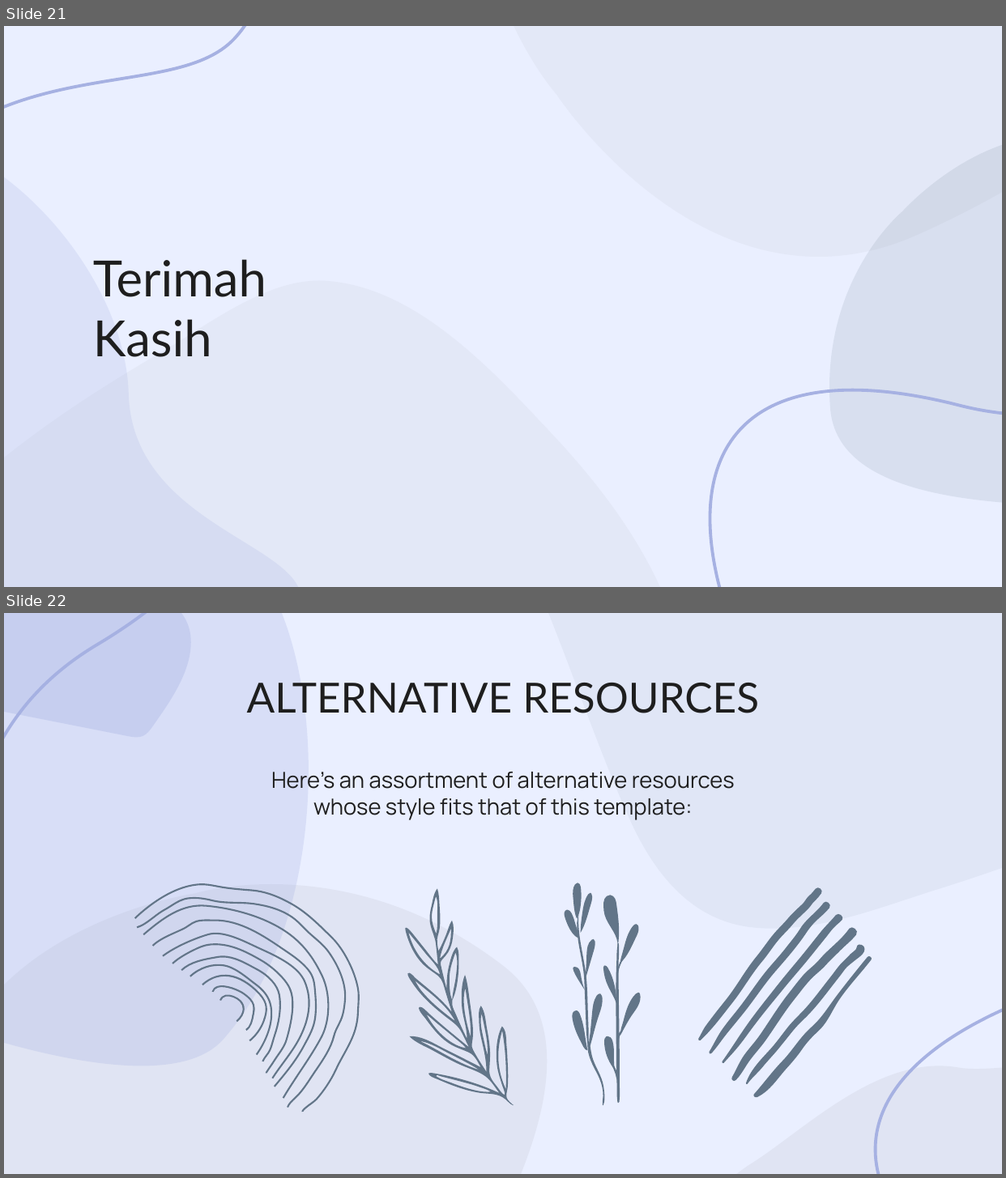
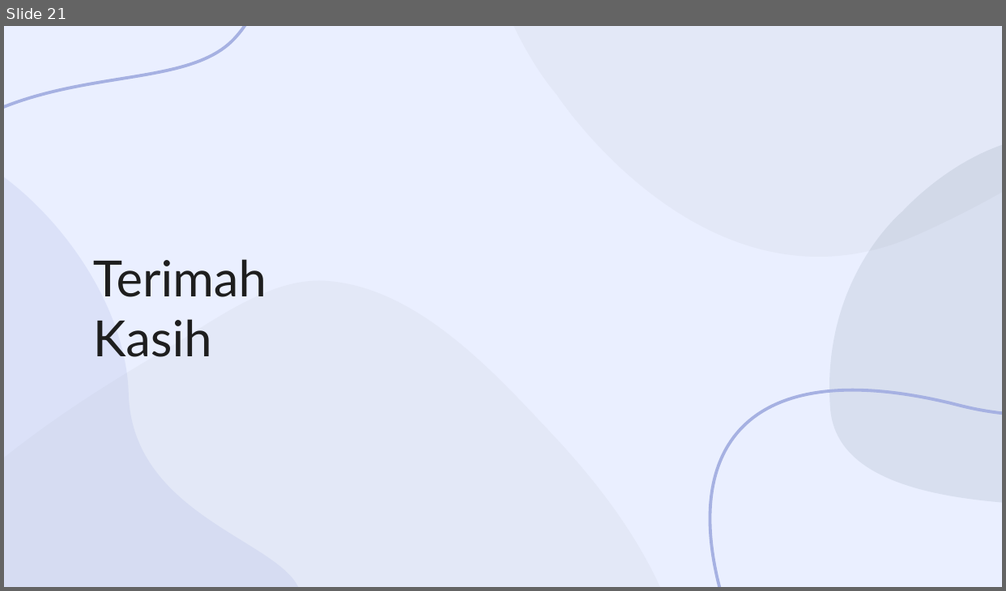
Before and after one commit to KHAERANI72/Github_Kelompok--4, a slide deck: PPT soal kelompok 4.pptx. Shown one above the other, each under a label of ours: slides 21 and 22 before the commit, slide 21 after it. The pictures are 1006x1178 and 1006x591 pixels, drawn with LibreOffice and Linux fonts; fonts in the diff are those of the drawing; background and template pictures are left out. Boxes give left, top, right and bottom in pixels: in the first picture for what was removed or moved away, otherwise in the second. Text is boxed around its words. In the diff, an @@ line names an element or a change of style, - is before the commit and + after.

```diff
--- a/PPT soal kelompok 4.pptx
+++ b/PPT soal kelompok 4.pptx
@@ slide 22 removed at (4, 613, 1002, 1174), background #EAEFFF @@
@@ freeform shape removed at (4, 613, 330, 1066) @@
@@ freeform shape removed at (4, 613, 318, 1174) @@
@@ freeform shape removed at (4, 613, 208, 747) @@
@@ freeform shape removed at (479, 613, 1002, 972) @@
@@ freeform shape removed at (782, 613, 1002, 1174) @@
@@ title removed at (247, 683, 759, 713) @@
-ALTERNATIVE RESOURCES
@@ freeform shape removed at (4, 727, 675, 1174) @@
@@ text removed at (271, 772, 735, 820) @@
-Here’s an assortment of alternative resources whose style fits that of this template:
@@ group removed at (130, 828, 407, 1113): 11 freeform shapes @@
@@ freeform shape removed at (357, 883, 578, 1110) @@
@@ group removed at (692, 884, 876, 1102): 6 freeform shapes @@
@@ group removed at (564, 884, 641, 1105): 21 freeform shapes @@
@@ freeform shape removed at (633, 964, 1002, 1174) @@
```
Also in this commit, not shown: 4 other files.
